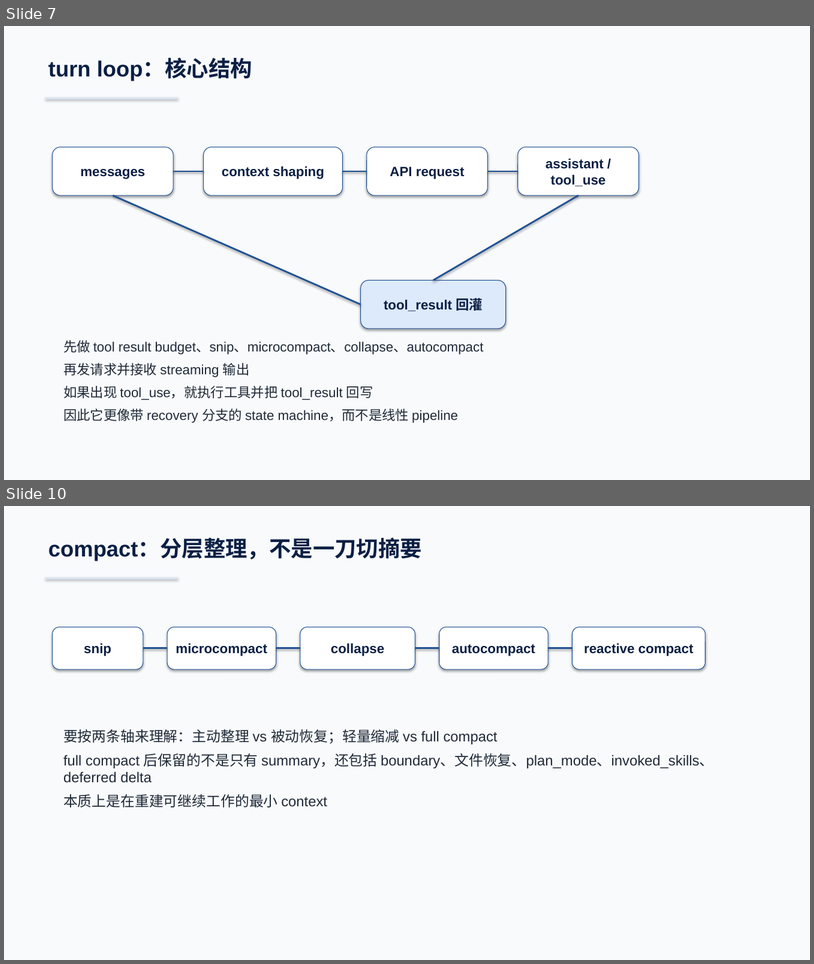
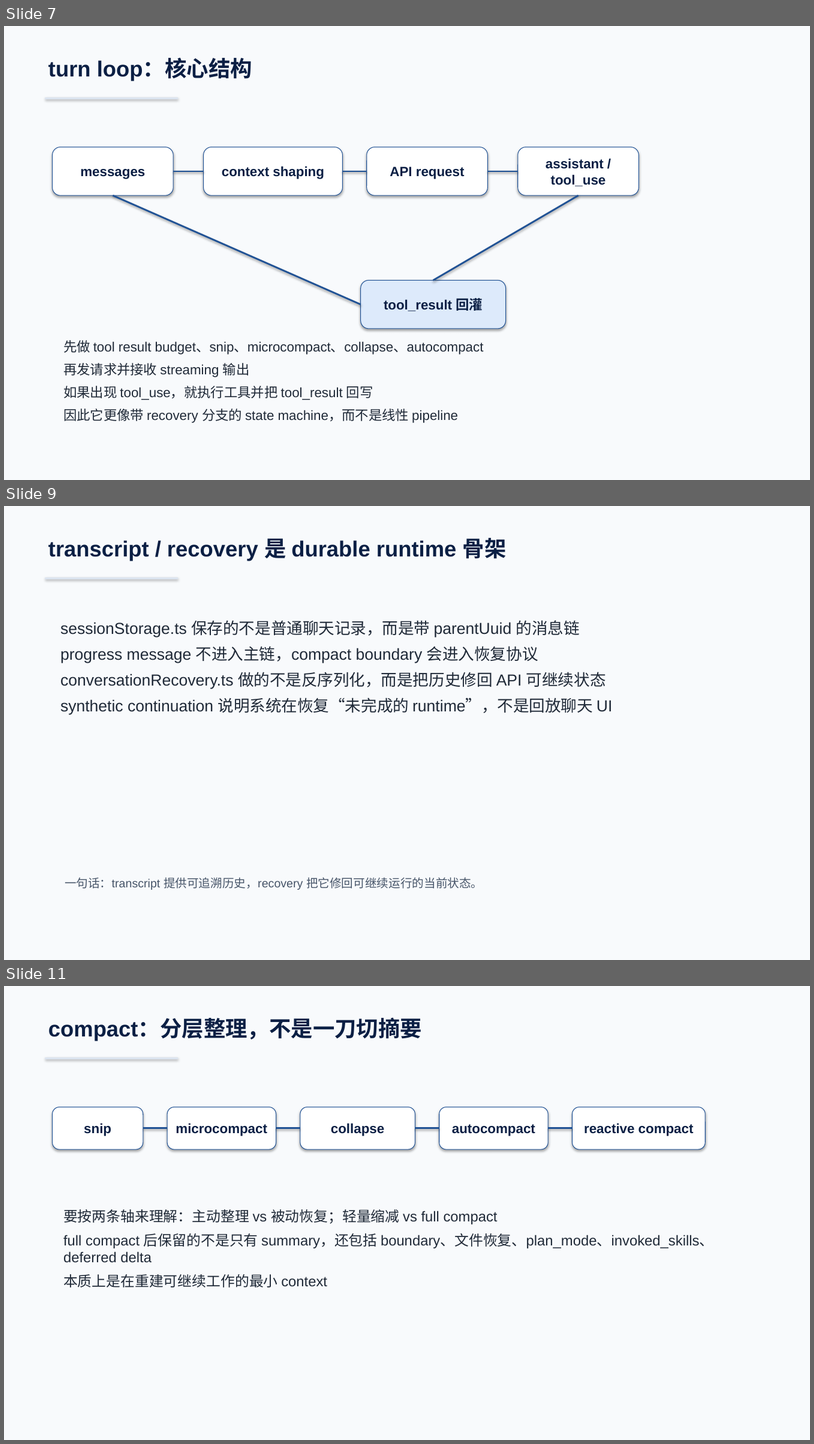
Before and after one commit to boboliu-1010/ccode, a slide deck: docs/zh/00-代码总览与运行时走读-WPS兼容版.pptx. Shown one above the other, each under a label of ours: slides 7 and 10 before the commit, slides 7, 9 and 11 after it; the slides between them are not shown. The pictures are 814x964 and 814x1444 pixels, drawn with LibreOffice and Linux fonts; fonts in the diff are those of the drawing. Boxes give left, top, right and bottom in pixels: in the first picture for what was removed or moved away, otherwise in the second. Text is boxed around its words. In the diff, an @@ line names an element or a change of style, - is before the commit and + after.

```diff
--- a/docs/zh/00-代码总览与运行时走读-WPS兼容版.pptx
+++ b/docs/zh/00-代码总览与运行时走读-WPS兼容版.pptx
@@ slide 9 added at box(4, 506, 810, 960), background #F8FAFC @@
@@ text added at box(48, 538, 507, 561), 26 pt, text #0B1F44, bold @@
+transcript / recovery 是 durable runtime 骨架
@@ rectangle added at box(45, 577, 178, 579), fill #DBE4F0 @@
@@ text added at box(60, 620, 613, 715), 19 pt, text #1F2937 @@
+sessionStorage.ts 保存的不是普通聊天记录，而是带 parentUuid 的消息链
+progress message 不进入主链，compact boundary 会进入恢复协议
+conversationRecovery.ts 做的不是反序列化，而是把历史修回 API 可继续状态
+synthetic continuation 说明系统在恢复“未完成的 runtime”，不是回放聊天 UI
@@ text added at box(65, 877, 483, 889), 14 pt, text #475569 @@
+一句话：transcript 提供可追溯历史，recovery 把它修回可继续运行的当前状态。
@@ what was slide 10 is now slide 11 @@
```
Also in this commit, not shown: 2 slides changed, 7 other slides added, 3 slides removed, 1 other file.
